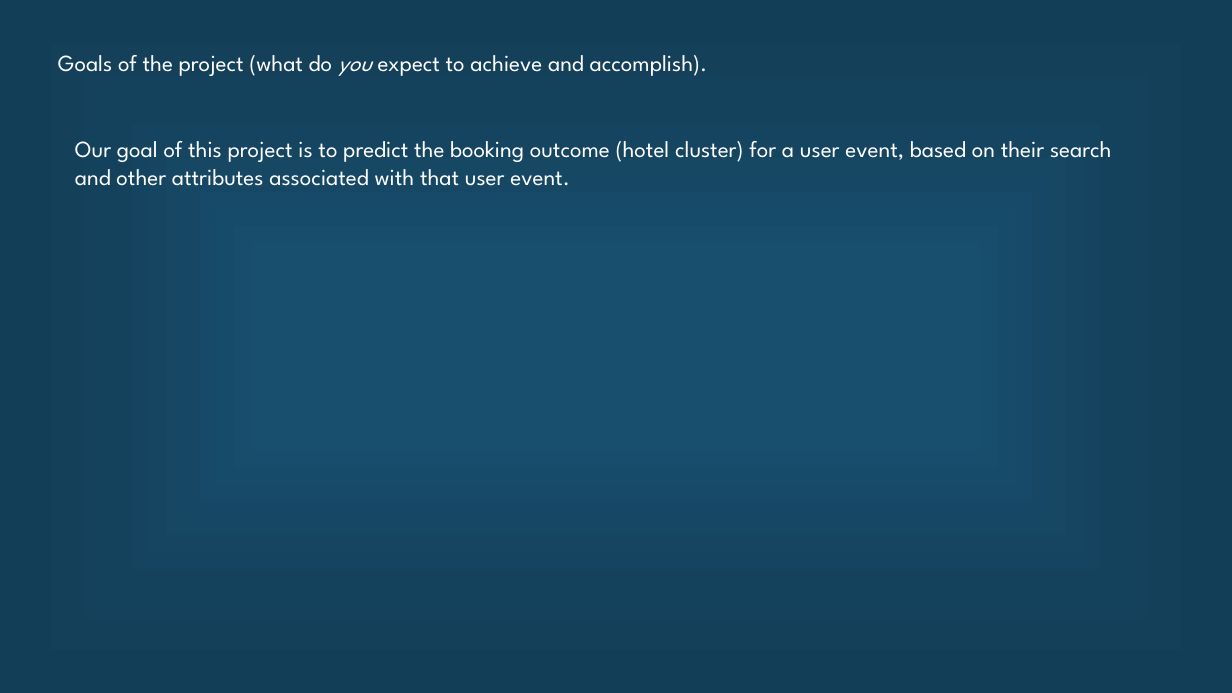
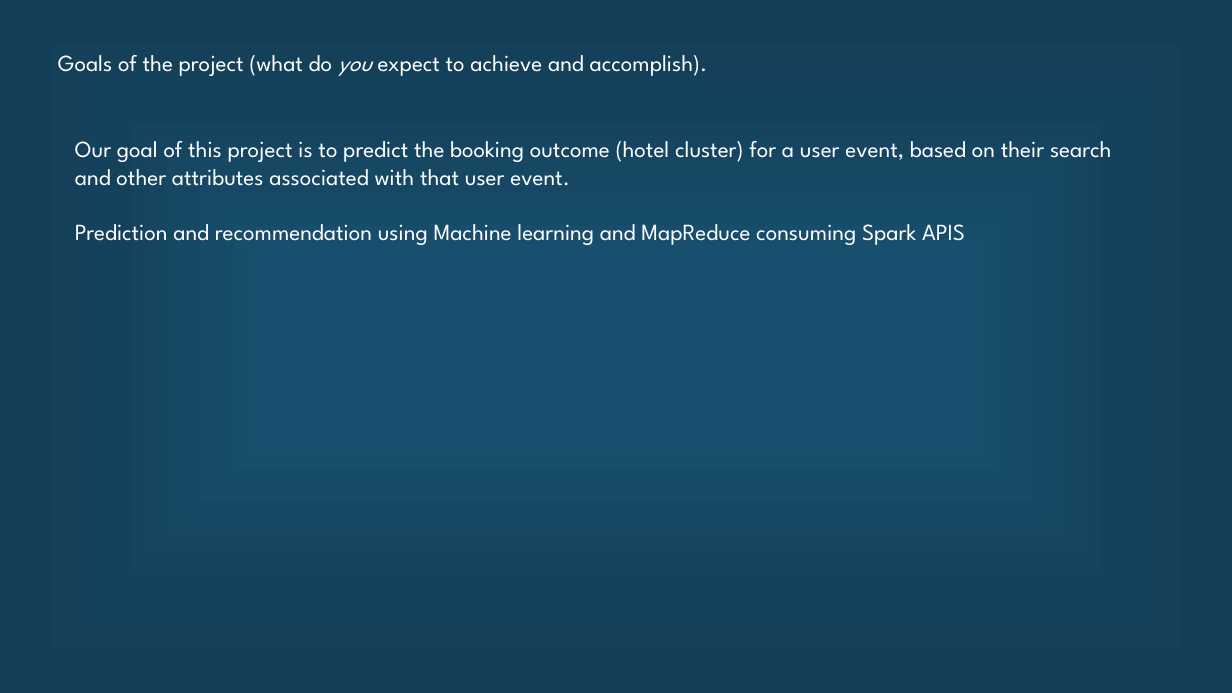
Before and after one commit to Ruchi2729/Scala-Final-Project, a slide deck: slide 8 of Final pre.pptx. Drawn at 1232x693 pixels with LibreOffice and Linux fonts; fonts in the diff are those of the drawing. Boxes give left, top, right and bottom in pixels: in the first picture for what was removed or moved away, otherwise in the second. Text is boxed around its words. In the diff, an @@ line names an element or a change of style, - is before the commit and + after.

```diff
--- a/Final pre.pptx
+++ b/Final pre.pptx
@@ text at (75, 224, 965, 245): paragraph added @@
+Prediction and recommendation using Machine learning and MapReduce consuming Spark APIS
```
Also in this commit, not shown: 5 other slides changed.
